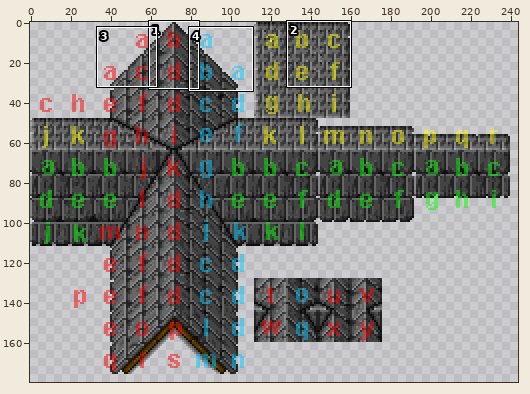
Sprite sheet -- img/roof.png. The first picture is a wide view before the edit; the outline marks the close-up.
Close-up. As it was:
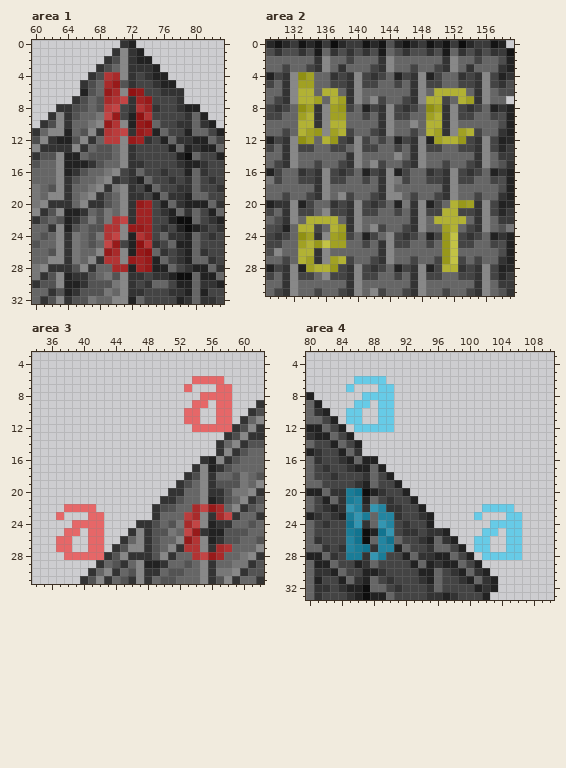
The file is 256x256 pixels. Colours within 5 levels of each other are drawn and written as one. Shown: area 1: x 60..83, y 0..32; area 2: x 129..159, y 0..31; area 3: x 34..62, y 3..31; area 4: x 80..110, y 3..33. The wide view leaves out empty margins. The commit also changed other parts of the picture, which this record leaves out.
Now the later version:
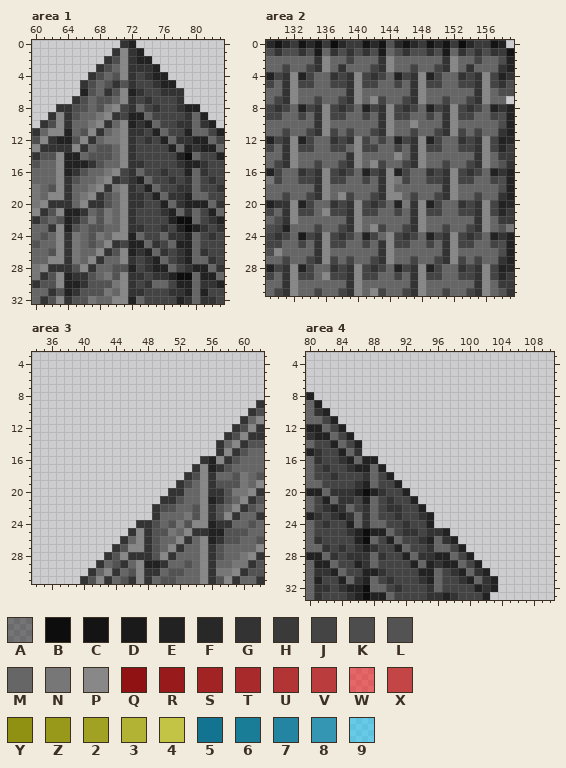
Palette (. is transparent): A #0000006e  B #0d0d0d  C #141414  D #1a1a1a  E #222222  F #282828  G #333333  H #3a3a3a  J #444444  K #4d4d4d  L #535353  M #666666  N #777777  P #888888  Q #901212  R #981a1a  S #a12323  T #a82a2a  U #b23434  V #ba3c3c  W #ff00007f  X #c34545  Y #909012  Z #98981a  2 #a1a123  3 #b2b234  4 #c3c345  5 #127490  6 #1a7d98  7 #2385a1  8 #3496b2  9 #00c8ff7f
From old to new:
--- area 1
@@ x 67..76 @@
  3 .GKMPGGGE.
- 4 GKUTPGJGEE
- 5 KMTRLGJJGE
- 6 LMRTPQRJJG
- 7 MLTUXGSRJJ
- 8 MLVXJGUSGJ
- 9 MNXRJEQUJJ
-10 NPRUPERQMJ
-11 PGUVXGRSEM
-12 GMVVPRSGJE
+ 4 GKMLPGJGEE
+ 5 KMLGLGJJGE
+ 6 LMGLPEGJJG
+ 7 MLLMPGJGJJ
+ 8 MLNPJGMJGJ
+ 9 MNPGJEEMJJ
+10 NPGMPEGEMJ
+11 PGMNPGGJEM
+12 GMNNPGJGJE
 13 MLLMPGJJJJ
@@ x 67..76 @@
 19 PGLMPGGJEM
-20 GGLMPGRSJE
-21 MLNMPGSSJG
-22 NLNUXGSSJJ
-23 LLUUPRRSJG
-24 LNUXPEUSJM
-25 LMXRJEQUGJ
-26 MPRTPERQMG
-27 PGUUPRSREM
-28 GMMTTESREE
+20 GGLMPGGJJE
+21 MLNMPGJJJG
+22 NLNMPGJJJJ
+23 LLMMPGGJJG
+24 LNMPPEMJJM
+25 LMPGJEEMGJ
+26 MPGLPEGEMG
+27 PGMMPGJGEM
+28 GMMLLEJGEE
 29 LMNLPGGJGG
--- area 2
@@ x 129..159 @@
  3 MMJMMJGPMGMMMJGPMMJMMJGPMGMMMGE
- 4 EJGPY2MMGJGPJGJMEJGPEJMMGJGPJEG
- 5 JMGP22MMJJGPJJMMJMGPJJMMJJGPJGK
- 6 MMGP33M33MGPMMMMMMGPM3333MGPMKK
- 7 MJGP332M32GPMPJMMJGP33JM32GPMM.
- 8 JGJMY2GP2ZJMEJGPJGJMY2GPJGJMEGE
- 9 JJMM23GP22MMJMGPJJMM23GPJJMMJKE
-10 MMMM33GP33MMMMGPMMPM33GPMMMMMKE
-11 MMJM32ZP23JMMJGPMMJM32GP23JMMGE
-12 EJGPY2M3ZJGPJMJMEJGPE233ZJGPJEF
+ 4 EJGPEJMMGJGPJGJMEJGPEJMMGJGPJEG
+ 5 JMGPJJMMJJGPJJMMJMGPJJMMJJGPJGK
+ 6 MMGPMMMMMMGPMMMMMMGPMMMMMMGPMKK
+ 7 MJGPMMJMMJGPMPJMMJGPMMJMMJGPMM.
+ 8 JGJMEJGPJGJMEJGPJGJMEJGPJGJMEGE
+ 9 JJMMJMGPJJMMJMGPJJMMJMGPJJMMJKE
+10 MMMMMMGPMMMMMMGPMMPMMMGPMMMMMKE
+11 MMJMMJGPJMJMMJGPMMJMMJGPJMJMMGE
+12 EJGPEJMMGJGPJMJMEJGPEJMMGJGPJEF
 13 JMGPJJMMJJMPJJMMJMGPJJMMJJGPJFH
@@ x 129..159 @@
 19 MMJMMJGPMPJMMJGPPMJMMJGPMMJMMGE
-20 EGGPEJMMGJGPJGJMENGPEJM3Z2GPJEF
-21 JMGPJJMPJJGPJJMMJMGPJJ33JJGPJFH
-22 MKGPM3333MGPMMMMMMGPM3333MGPMHH
-23 KJEM33JM32GPMPJMMJGPMM23MJGPMLA
-24 JGJMY2GP2ZJMEJMPJGJMEJZ4JGJMEGE
-25 JJMM23Z422MMJMGPJJMMJMZ4JJMMJKE
-26 KPMM33GPMMMMMMGPMMMMMMZ4MMMMMKE
-27 MMJM32GP23JMMJGPMMJMMJZ4JMJMMGE
-28 EJGPE233ZJGPJGJMEJGPEJ33GJGPJEF
+20 EGGPEJMMGJGPJGJMENGPEJMMGJGPJEF
+21 JMGPJJMPJJGPJJMMJMGPJJMMJJGPJFH
+22 MKGPMMMMMMGPMMMMMMGPMMMMMMGPMHH
+23 KJEMMMJMMJGPMPJMMJGPMMJMMJGPMLA
+24 JGJMDJGPJGJMEJMPJGJMEJGPJGJMEGE
+25 JJMMJMGPJJMMJMGPJJMMJMGPJJMMJKE
+26 KPMMMMGPMMMMMMGPMMMMMMGPMMMMMKE
+27 MMJMMJGPJMJMMJGPMMJMMJGPJMJMMGE
+28 EJGPEJMMGJGPJGJMEJGPEJMMGJGPJEF
 29 JMGPJJMPJJGPJJMMJMGPJJMMJJGPJFH
--- area 3
@@ x 51..60 @@
  5 ..........
- 6 ...WWWW...
- 7 ..W...WW..
- 8 ....WWWW..
- 9 ...WW.WW..
-10 ..WW..WW..
-11 ..WW..WW.G
-12 ...WWWWWGK
+ 6 ..........
+ 7 ..........
+ 8 ..........
+ 9 ..........
+10 ..........
+11 .........G
+12 ........GK
 13 .......GKP
@@ x 34..62 @@
 21 ................GGLMMPEGLMPGL
-22 ....WWWW.......GKLMMTXRTMPGLM
-23 ...W...WW......GMMMVTPGTXGMMG
-24 .....WWWW....GGKMLNTXPEGGMMLM
-25 ....WW.WW...GPGLLNMXRGEELLLMM
-26 ...WW..WW..GMPGLMMPRUPEGLLMML
-27 ...WW..WW.GLPPGLMPGUUPGTUMMMP
-28 ....WWWWWGLPGGGLPGMMUXRTMMNPG
+22 ...............GKLMMLPGLMPGLM
+23 ...............GMMMNLPGLPGMMG
+24 .............GGKMLNLPPEGGMMLM
+25 ............GPGLLNMPGGEELLLMM
+26 ...........GMPGLMMPGMPEGLLMML
+27 ..........GLPPGLMPGMMPGLMMMMP
+28 .........GLPGGGLPGMMMPGLMMNPG
 29 ........GMLGMPEEGMMLMPGMMNNGL
--- area 4
@@ x 83..92 @@
  5 ..........
- 6 ...9999...
- 7 ..9...99..
- 8 ....9999..
- 9 ...99.99..
-10 ..99..99..
-11 E.99..99..
-12 JE.99999..
+ 6 ..........
+ 7 ..........
+ 8 ..........
+ 9 ..........
+10 ..........
+11 E.........
+12 JE........
 13 MJE.......
@@ x 80..110 @@
 19 MMJJJJGEMJJE...................
-20 EEMGG65BEGJJE..................
-21 MJEMG67EMJGJJE.................
-22 MJGEG87G87GGJJE.......9999.....
-23 EGJGE686M77GJJGE.....9...99....
-24 MJGJJ58GM87JGJJE.......9999....
-25 MJJJJ65BE58JGGJGGE....99.99....
-26 MGJJJ75BM75MJJGEMGE..99..99....
-27 MMGJG765G77EMJJGMMJE.99..99....
-28 EEMGJ66G86JJEMGGEEMJE.99999....
+20 EEMGGGEBEGJJE..................
+21 MJEMGGJEMJGJJE.................
+22 MJGEGMJGMJGGJJE................
+23 EGJGEGMGMJJGJJGE...............
+24 MJGJJEMGMMJJGJJE...............
+25 MJJJJGEBEEMJGGJGGE.............
+26 MGJJJJEBMJEMJJGEMGE............
+27 MMGJGJGEGJJEMJJGMMJE...........
+28 EEMGJGGGMGJJEMGGEEMJE..........
 29 MEEMJJEGMJJJJEMEGEEMJE.........
